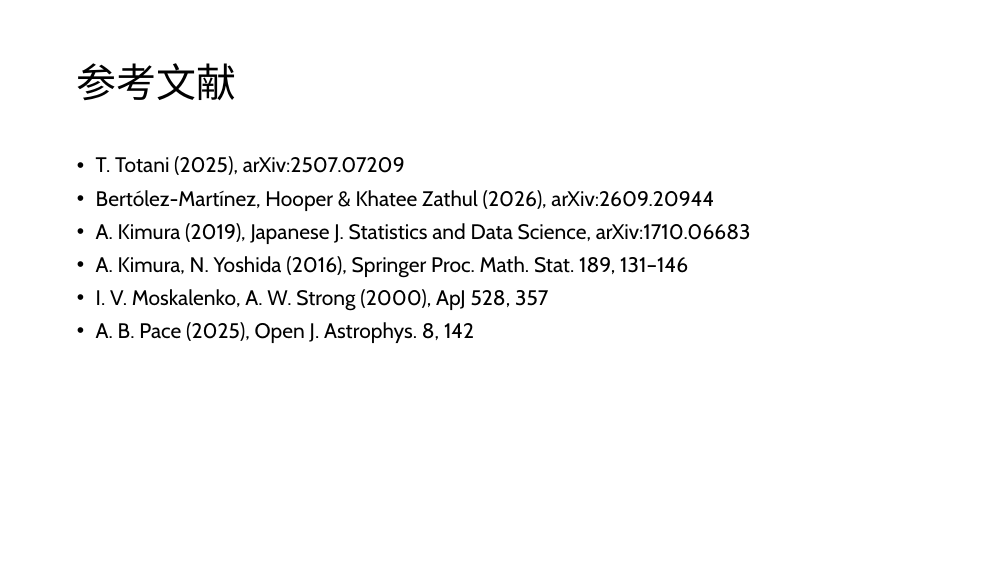
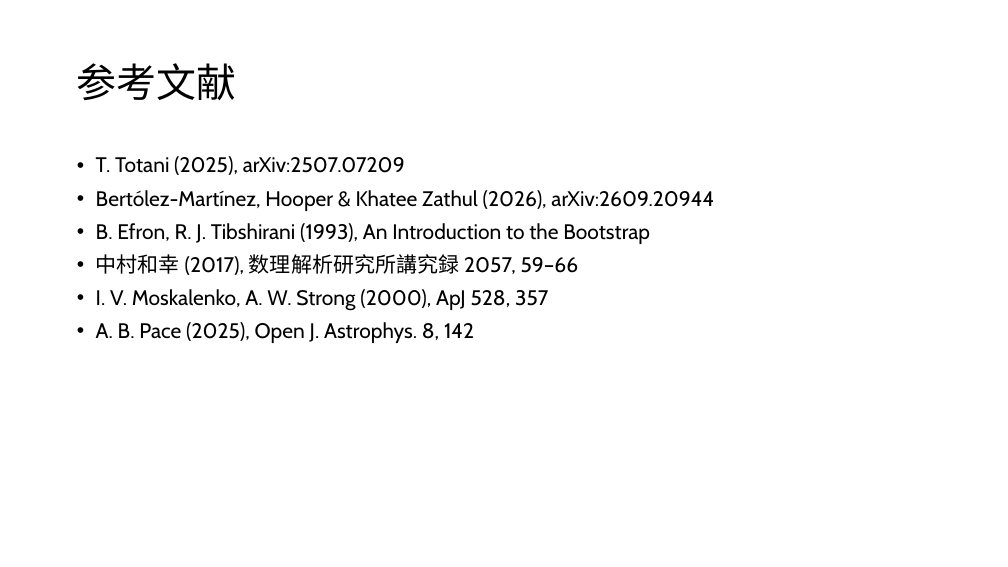
Before and after one commit to Mikann20041029/darkmatter-slides, a slide deck: slide 18 of slides/2026-10-02_研究進捗報告.pptx. Drawn at 1008x567 pixels with LibreOffice and Linux fonts; fonts in the diff are those of the drawing. Boxes give left, top, right and bottom in pixels: in the first picture for what was removed or moved away, otherwise in the second. Text is boxed around its words. In the diff, an @@ line names an element or a change of style, - is before the commit and + after.

```diff
--- a/slides/2026-10-02_研究進捗報告.pptx
+++ b/slides/2026-10-02_研究進捗報告.pptx
@@ text at [96,223,650,275]: text changed @@
-• A. Kimura (2019), Japanese J. Statistics and Data Science, arXiv:1710.06683
-• A. Kimura, N. Yoshida (2016), Springer Proc. Math. Stat. 189, 131–146
+• B. Efron, R. J. Tibshirani (1993), An Introduction to the Bootstrap
+• 中村和幸 (2017), 数理解析研究所講究録 2057, 59–66
```
Also in this commit, not shown: 2 other files.
